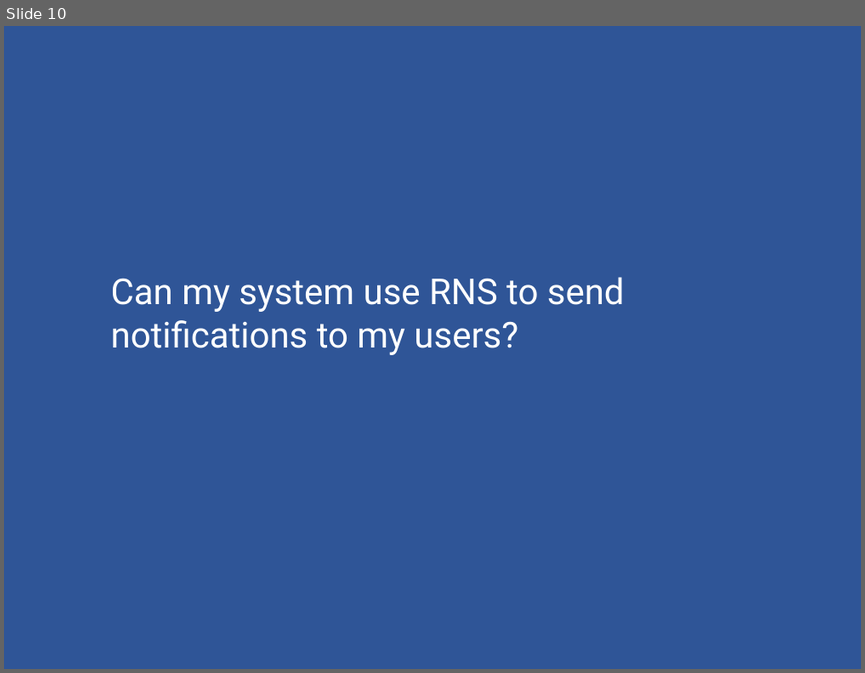
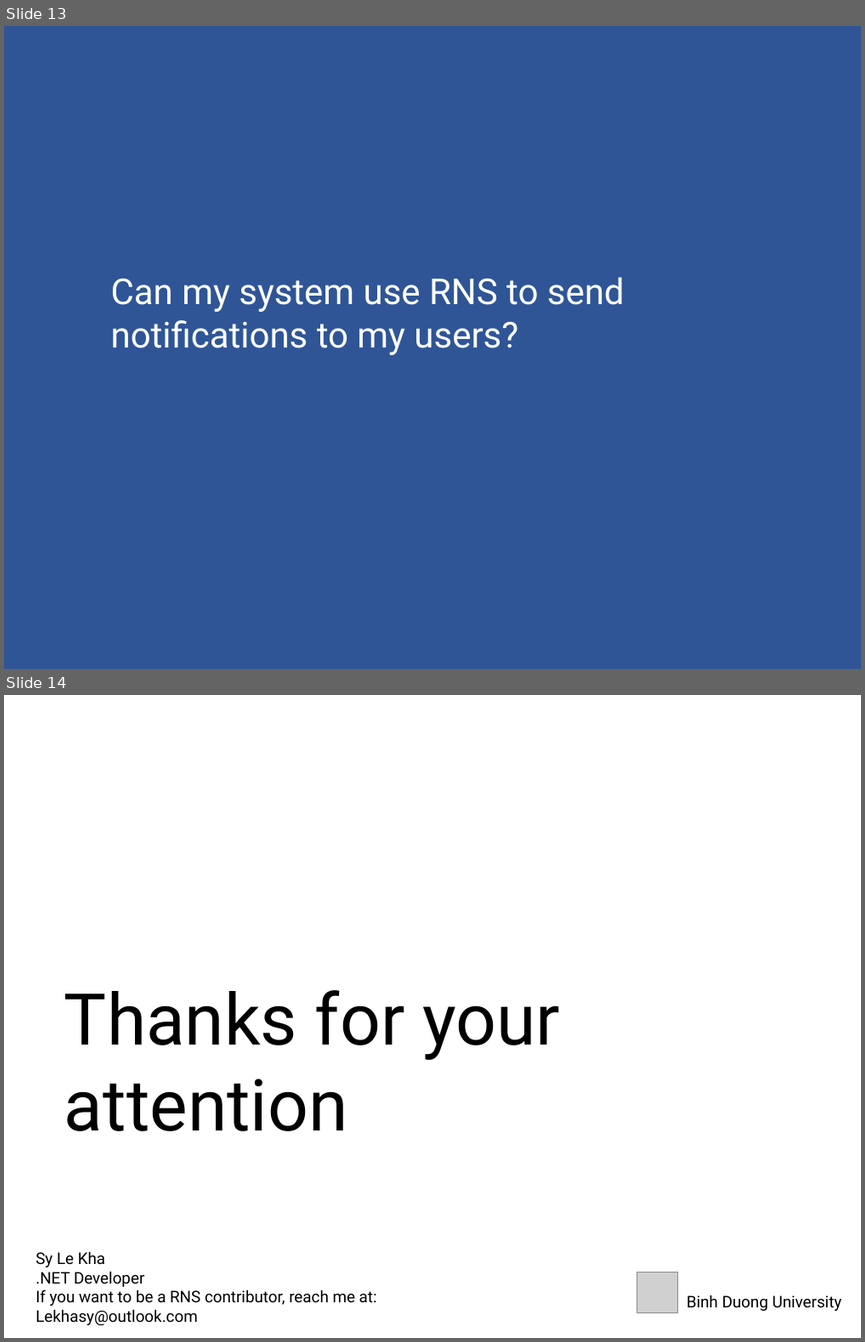
Before and after one commit to lekhasy/RawNotification, a slide deck: Working Individual/SyLK/Presentation.pptx. Shown one above the other, each under a label of ours: slide 10 before the commit, slides 13 and 14 after it. The pictures are 865x673 and 865x1342 pixels, drawn with LibreOffice and Linux fonts; fonts in the diff are those of the drawing; grey boxes stand for pictures. Boxes give left, top, right and bottom in pixels: in the first picture for what was removed or moved away, otherwise in the second. Text is boxed around its words. In the diff, an @@ line names an element or a change of style, - is before the commit and + after.

```diff
--- a/Working Individual/SyLK/Presentation.pptx
+++ b/Working Individual/SyLK/Presentation.pptx
@@ slide 14 added at [4, 695, 861, 1338], background #FFFFFF @@
@@ text added at [64, 990, 560, 1131], 60 pt, text #000000 @@
+Thanks for your attention
@@ text added at [35, 1251, 377, 1325], 13.5 pt, text #000000 @@
+Sy Le Kha
+.NET Developer
+If you want to be a RNS contributor, reach me at: Lekhasy@outlook.com
@@ picture added at [637, 1271, 678, 1313] @@
@@ text added at [687, 1294, 842, 1310], 13.5 pt, text #000000 @@
+Binh Duong University
@@ what was slide 10 is now slide 13 @@
```
Also in this commit, not shown: 4 slides changed, 4 other slides added, 1 slide removed, 10 other files.
